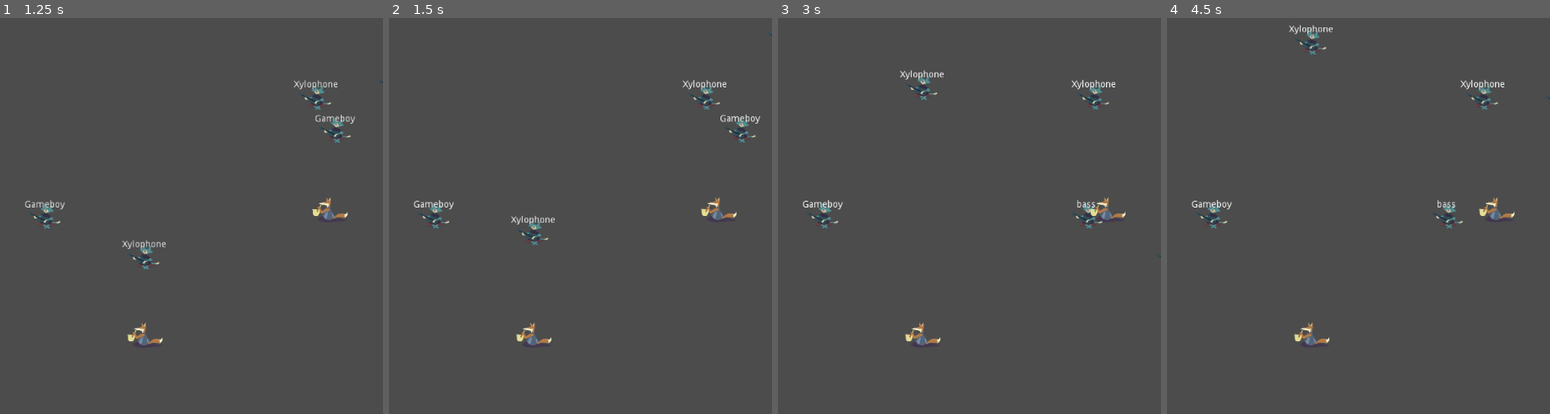
Above: before the commit, frames 1-4 (left to right).
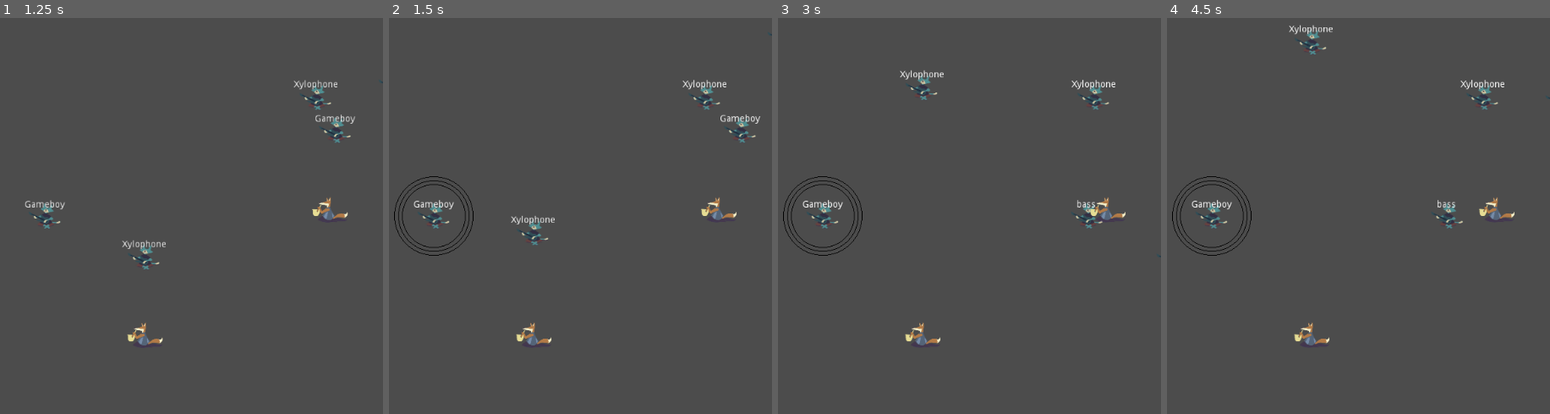
Above: after the commit, the same moments.

Repository: uspgamedev/skyjammers
Game: Godot game, scene res://stages/sample/sample.tscn
Two runs of this game, one before a commit and one after it. Both use one fixed random seed, a clock stepped at 60 frames per second and the inputs below. Sound files missing from this copy of the repository are replaced by a short silence.
Inputs:
- Up to frame 1 (1.25 s): tap Enter (ui_accept) at 0.5 s; hold Enter (ui_accept) from 0.53 s (still down)
- Up to frame 2 (1.5 s): release Enter (ui_accept) at 1.28 s; tap Space (action_play) at 1.35 s
- Up to frame 3 (3 s): tap Enter (ui_accept) at 1.52, 1.55, 1.82 s; hold Enter (ui_accept) 2.03-2.78 s; tap Space (action_play) at 2.85 s
- Up to frame 4 (4.5 s): tap Enter (ui_accept) at 3.02, 3.05, 3.32 s; hold Enter (ui_accept) 3.53-4.28 s; tap Space (action_play) at 4.35 s

Frame 1 is identical in both runs. In frame 2, 0.4% of the frame differs, in the area x 1-23%, y 39-61%; in frame 3, 0.4%; in frame 4, 0.4%.

Commit message:
Added simple wave visuals

Diff:
--- a/game/Instruments/Bass/Bass.tscn
+++ b/game/Instruments/Bass/Bass.tscn
@@ -1,10 +1,13 @@
-[gd_scene load_steps=4 format=2]
+[gd_scene load_steps=3 format=2]
 
 [ext_resource path="res://Instruments/Instrument.tscn" type="PackedScene" id=1]
-[ext_resource path="res://assets/sound/bass_riff.wav" type="AudioStream" id=2]
-[ext_resource path="res://assets/sound/bass_sfx.wav" type="AudioStream" id=3]
+[ext_resource path="res://Instruments/Bass/BassWaveShape.gd" type="Script" id=2]
 
 [node name="Bass" instance=ExtResource( 1 )]
+
+[node name="SoundWaveShape" parent="." index="2"]
+
+script = ExtResource( 2 )
 
 [node name="Label" type="Label" parent="." index="4"]
 
@@ -25,11 +28,3 @@
 percent_visible = 1.0
 lines_skipped = 0
 max_lines_visible = -1
-
-[node name="Riff" parent="." index="5"]
-
-stream = ExtResource( 2 )
-
-[node name="SFX" parent="." index="6"]
-
-stream = ExtResource( 3 )
--- /dev/null
+++ b/game/Instruments/Bass/BassWaveShape.gd
@@ -0,0 +1,34 @@
+extends CollisionShape2D
+
+var is_active = false
+var speed = 10
+var radius = 10
+
+func _ready():
+	pass
+
+func _process(delta):
+	if is_active:
+		radius = get_shape().get_radius()/1.4
+		update()
+
+func draw_line_circle(circle_center, circle_radius, color, resolution):
+	var draw_counter = 1
+	var line_width = 1
+	var line_origin = Vector2()
+	var line_end = Vector2()
+	line_origin = circle_radius + circle_center
+
+	while draw_counter <= 360:
+		line_end = circle_radius.rotated(deg2rad(draw_counter)) + circle_center
+		draw_line(line_origin, line_end, color, line_width)
+		draw_counter += 1 / resolution
+		line_origin = line_end
+
+	line_end = circle_radius.rotated(deg2rad(360)) + circle_center
+	draw_line(line_origin, line_end, color, line_width)
+
+func _draw():
+	draw_line_circle(Vector2(0,0), Vector2(radius,radius), Color(0,0,0,1), .3)
+	draw_line_circle(Vector2(0,0), Vector2(radius*.9,radius*.9), Color(0,0,0,1), .3)
+	draw_line_circle(Vector2(0,0), Vector2(radius*.8,radius*.8), Color(0,0,0,1), .3)
--- /dev/null
+++ b/game/Instruments/GenericWaveShape.gd
@@ -0,0 +1,11 @@
+extends CollisionShape2D
+
+var is_active
+var speed
+
+func _process(delta):
+	if is_active:
+		update()
+
+func _draw():
+	pass
--- a/game/Instruments/Instrument.gd
+++ b/game/Instruments/Instrument.gd
@@ -26,6 +26,7 @@
 	sw.set_rotation(get_parent().get_rotation())
 	sw.instrument = self
 	sw.stage = self.stage
+	shape.is_active = true
 	shape.show()
 	sw.add_child(shape)
 	stage.get_node("Instruments").add_child(sw)
--- a/game/Instruments/Instrument.tscn
+++ b/game/Instruments/Instrument.tscn
@@ -1,9 +1,10 @@
-[gd_scene load_steps=7 format=2]
+[gd_scene load_steps=8 format=2]
 
 [ext_resource path="res://Instruments/Instrument.gd" type="Script" id=1]
 [ext_resource path="res://assets/img/cat-chara-bass.png" type="Texture" id=2]
-[ext_resource path="res://assets/sound/bass_riff.wav" type="AudioStream" id=3]
-[ext_resource path="res://assets/sound/bass_sfx.wav" type="AudioStream" id=4]
+[ext_resource path="res://Instruments/Bass/BassWaveShape.gd" type="Script" id=3]
+[ext_resource path="res://assets/sound/bass_riff.wav" type="AudioStream" id=4]
+[ext_resource path="res://assets/sound/bass_sfx.wav" type="AudioStream" id=5]
 
 [sub_resource type="RectangleShape2D" id=1]
 
@@ -15,7 +16,7 @@
 custom_solver_bias = 0.0
 radius = 10.0
 
-[node name="Instrument" type="KinematicBody2D" groups=[
+[node name="Instrument" type="KinematicBody2D" index="0" groups=[
 "bards",
 ]]
 
@@ -44,6 +45,8 @@
 
 visible = false
 shape = SubResource( 2 )
+script = ExtResource( 3 )
+_sections_unfolded = [ "Material", "Transform", "Visibility", "Z Index" ]
 
 [node name="Timer" type="Timer" parent="." index="3"]
 
--- a/game/SoundWave/SoundWave.tscn
+++ b/game/SoundWave/SoundWave.tscn
@@ -2,7 +2,7 @@
 
 [ext_resource path="res://SoundWave/SoundWave.gd" type="Script" id=1]
 
-[node name="SoundWave" type="Area2D" index="0"]
+[node name="SoundWave" type="Area2D"]
 
 input_pickable = true
 gravity_vec = Vector2( 0, 1 )
--- a/game/stages/sample/sample.tscn
+++ b/game/stages/sample/sample.tscn
@@ -37,7 +37,7 @@
 "points": PoolVector2Array( 0, 0, 0, 0, 700, 270, 0, 0, 0, 0, 700, -210 )
 }
 
-[node name="Stage" index="0" instance=ExtResource( 1 )]
+[node name="Stage" instance=ExtResource( 1 )]
 
 initial_bard_path = NodePath("Instruments/Gameboy")
 
--- /dev/null
+++ b/game/test/Lultest.tscn
@@ -0,0 +1,13 @@
+[gd_scene load_steps=3 format=2]
+
+[ext_resource path="res://stages/base.tscn" type="PackedScene" id=1]
+[ext_resource path="res://Instruments/Bass/Bass.tscn" type="PackedScene" id=2]
+
+[node name="Stage" instance=ExtResource( 1 )]
+
+initial_bard_path = NodePath("Instruments/Bass")
+
+[node name="Bass" parent="Instruments" index="0" instance=ExtResource( 2 )]
+
+growth = 50.0
+duration = 4.0
Not shown: 2 places in game/Instruments/Instrument.tscn that only renumber resources
